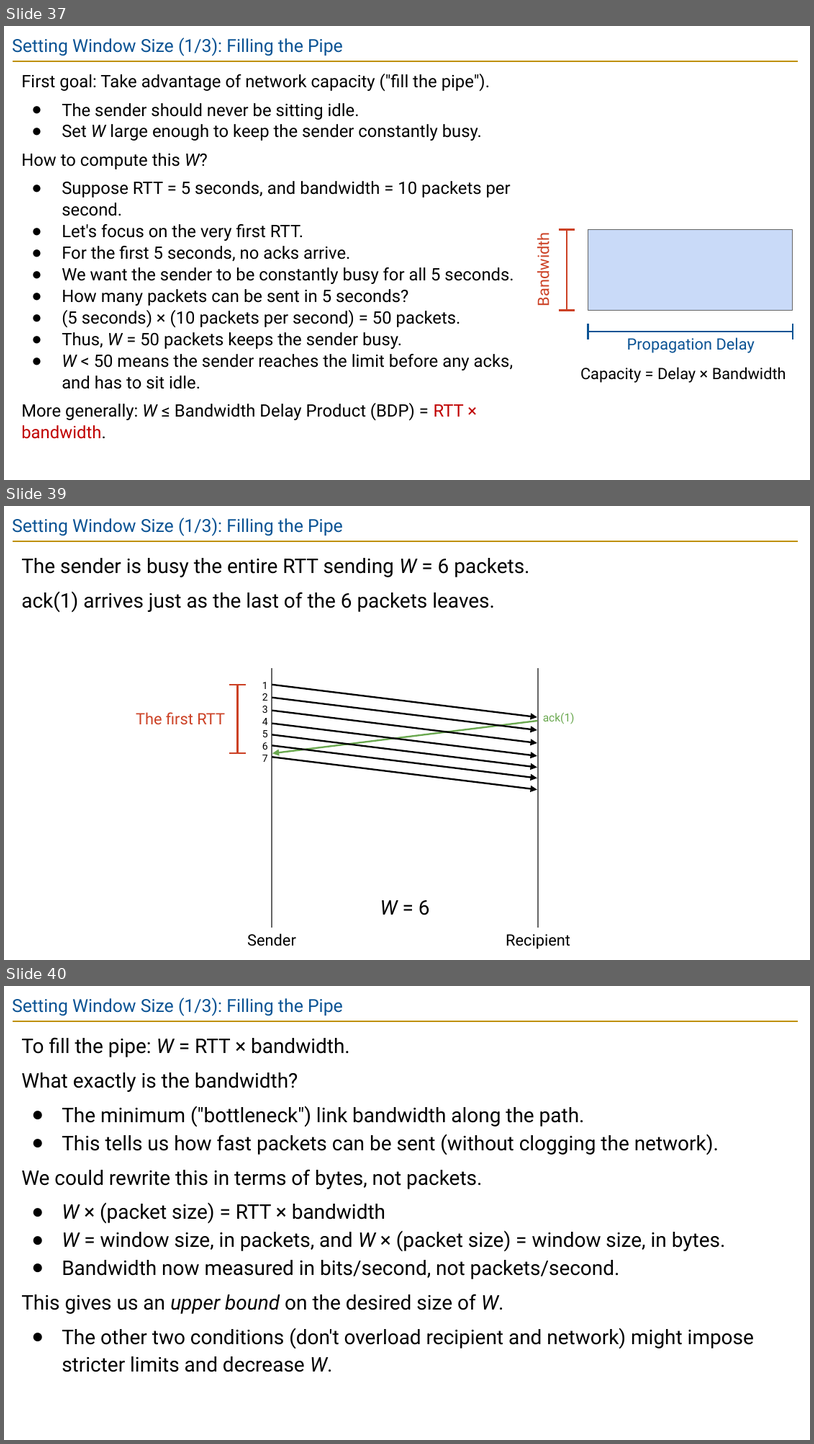
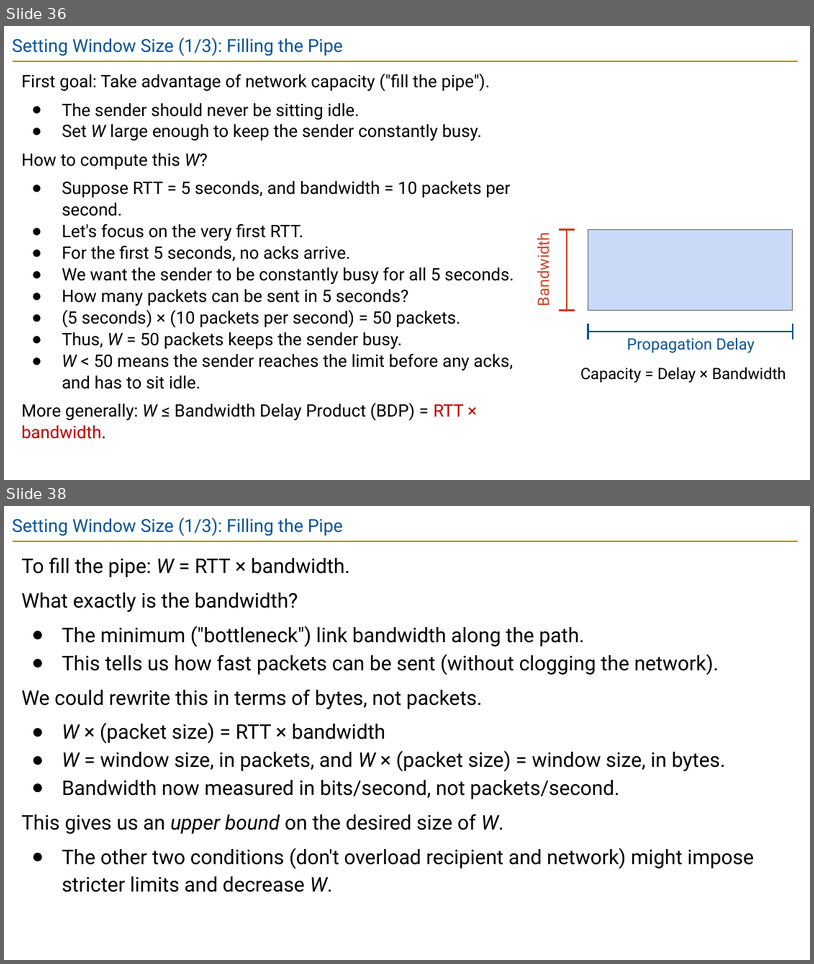
Before and after one commit to guhofstra/CSC175Sp26, a slide deck: PPTs/Lecture 10 - Reliability.pptx. Shown one above the other, each under a label of ours: slides 37, 39 and 40 before the commit, slides 36 and 38 after it; the slides between them are not shown. The pictures are 814x1444 and 814x964 pixels, drawn with LibreOffice and Linux fonts; fonts in the diff are those of the drawing. Boxes give left, top, right and bottom in pixels: in the first picture for what was removed or moved away, otherwise in the second. Text is boxed around its words. In the diff, an @@ line names an element or a change of style, - is before the commit and + after.

```diff
--- a/PPTs/Lecture 10 - Reliability.pptx
+++ b/PPTs/Lecture 10 - Reliability.pptx
@@ slide 39 removed at <box>4,506,810,960</box>, background #FFFFFF; not listed: 1 template element that a slide beside it also shows @@
@@ title removed at <box>12,518,343,536</box> @@
-Setting Window Size (1/3): Filling the Pipe
@@ text removed at <box>21,558,530,613</box> @@
-The sender is busy the entire RTT sending W = 6 packets.
-ack(1) arrives just as the last of the 6 packets leaves.
@@ line removed from (272, 668) to (272, 927) @@
@@ line removed from (539, 668) to (539, 927) @@
@@ line removed from (229, 685) to (246, 685) @@
@@ line removed from (238, 685) to (238, 754) @@
@@ text removed at <box>262,682,268,762</box> @@
-1
-2
-3
-4
-5
-6
-7
@@ arrow removed from (272, 685) to (537, 717) @@
@@ arrow removed from (272, 697) to (537, 730) @@
@@ text removed at <box>136,712,225,725</box> @@
-The first RTT
@@ arrow removed from (272, 710) to (537, 743) @@
@@ arrow removed from (538, 721) to (273, 753) @@
@@ text removed at <box>543,713,575,724</box> @@
-ack(1)
@@ arrow removed from (272, 723) to (537, 756) @@
@@ arrow removed from (272, 734) to (537, 767) @@
@@ line removed from (229, 754) to (246, 754) @@
@@ arrow removed from (272, 757) to (537, 789) @@
@@ arrow removed from (272, 746) to (537, 777) @@
@@ text removed at <box>381,900,430,915</box> @@
-W = 6
@@ text removed at <box>247,933,296,946</box> @@
-Sender
@@ text removed at <box>506,934,571,949</box> @@
-Recipient
@@ what was slide 37 is now slide 36 @@
@@ what was slide 40 is now slide 38 @@
```
Also in this commit, not shown: 2 slides changed, 1 other slide removed, 6 other files.
